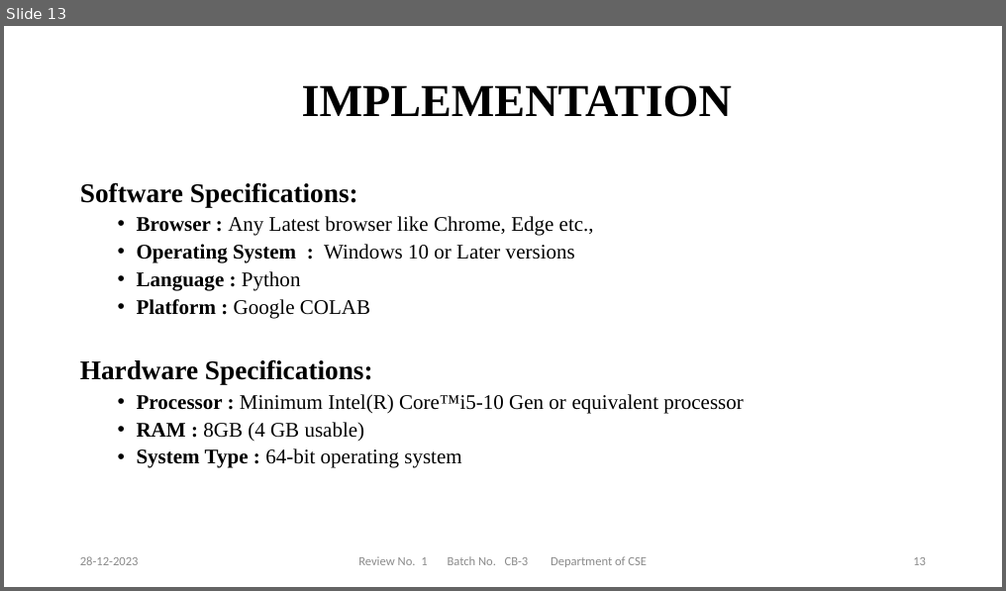
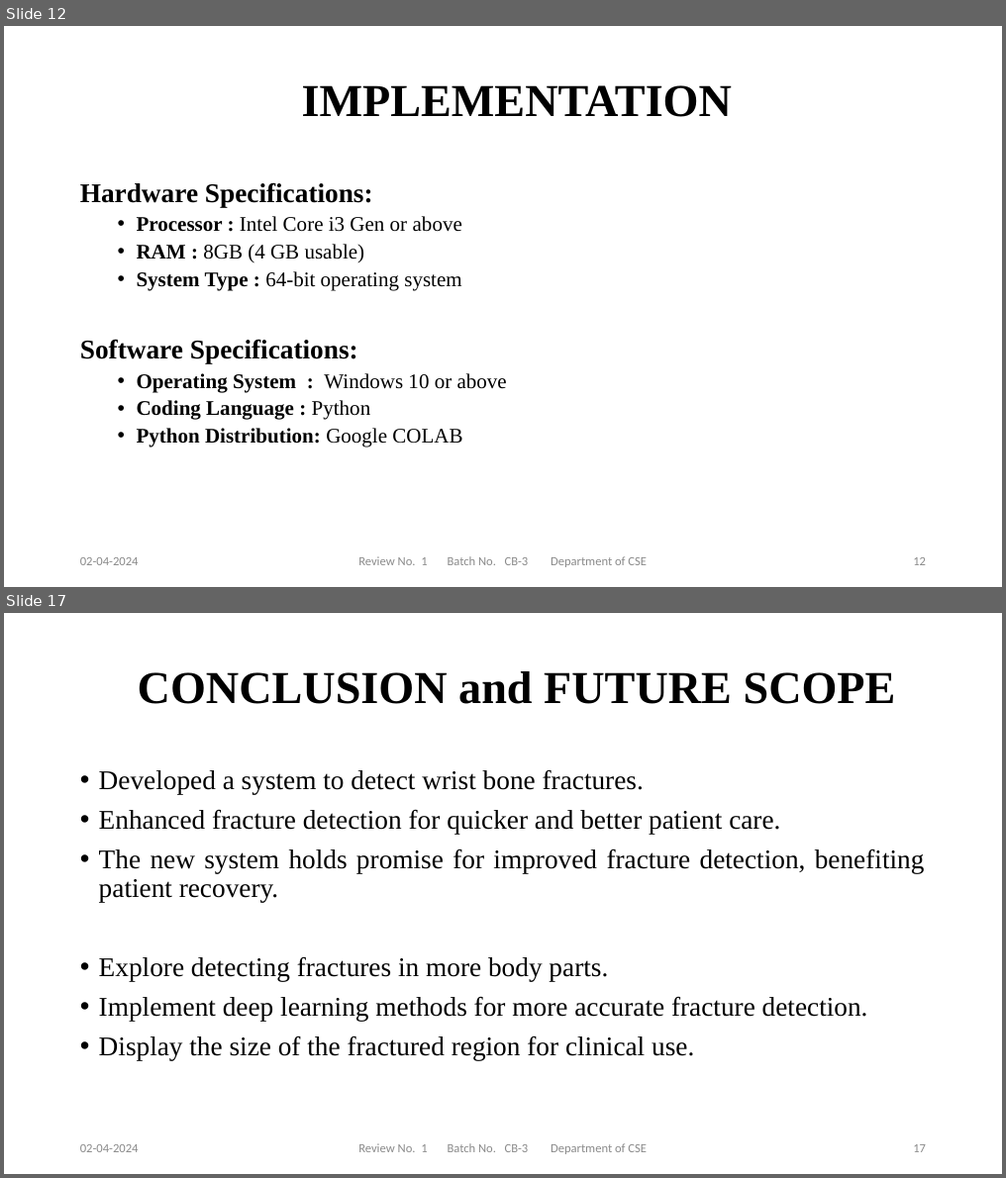
Before and after one commit to NEC-PROJECTS-2024/CB3, a slide deck: Documents/review-1.pptx. Shown one above the other, each under a label of ours: slide 13 before the commit, slides 12 and 17 after it; the slides between them are not shown. The pictures are 1006x591 and 1006x1178 pixels, drawn with LibreOffice and Linux fonts; fonts in the diff are those of the drawing; background and template pictures are left out. Boxes give left, top, right and bottom in pixels: in the first picture for what was removed or moved away, otherwise in the second. Text is boxed around its words. In the diff, an @@ line names an element or a change of style, - is before the commit and + after.

```diff
--- a/Documents/review-1.pptx
+++ b/Documents/review-1.pptx
@@ slide 17 added at box(4, 613, 1002, 1174), background #FFFFFF @@
@@ title added at box(138, 671, 896, 704), 44 pt, text #000000, bold @@
+CONCLUSION and FUTURE SCOPE
@@ text added at box(99, 769, 925, 1060), 26 pt, text #000000 @@
+• Developed a system to detect wrist bone fractures.
+• Enhanced fracture detection for quicker and better patient care.
+• The new system holds promise for improved fracture detection, benefiting patient recovery.
+• Explore detecting fractures in more body parts.
+• Implement deep learning methods for more accurate fracture detection.
+• Display the size of the fractured region for clinical use.
@@ text added at box(80, 1145, 139, 1153), 12 pt, text #8C8C8C @@
+02-04-2024
@@ text added at box(358, 1144, 647, 1155), 12 pt, text #8C8C8C @@
+Review No. 1 Batch No. CB-3 Department of CSE
@@ page number added at box(913, 1145, 926, 1153), 12 pt, text #8C8C8C @@
+17
@@ what was slide 13 is now slide 12 @@
@@ slide 12 changed as well @@
@@ text at box(80, 182, 594, 319): paragraphs removed @@
-Software Specifications:
-  • Browser : Any Latest browser like Chrome, Edge etc.,
-  • Operating System : Windows 10 or Later versions
-  • Language : Python
-  • Platform : Google COLAB
@@ text at box(137, 216, 462, 232): text changed @@
-  • Processor : Minimum Intel(R) Core™i5-10 Gen or equivalent processor
+  • Processor : Intel Core i3 Gen or above
@@ text at box(80, 339, 507, 448): paragraphs added @@
+Software Specifications:
+  • Operating System : Windows 10 or above
+  • Coding Language : Python
+  • Python Distribution: Google COLAB
@@ text at box(80, 558, 139, 566): text changed @@
-28-12-2023
+02-04-2024
```
Also in this commit, not shown: 14 other slides changed, 4 other slides added, 1 slide removed, 10 other files.
